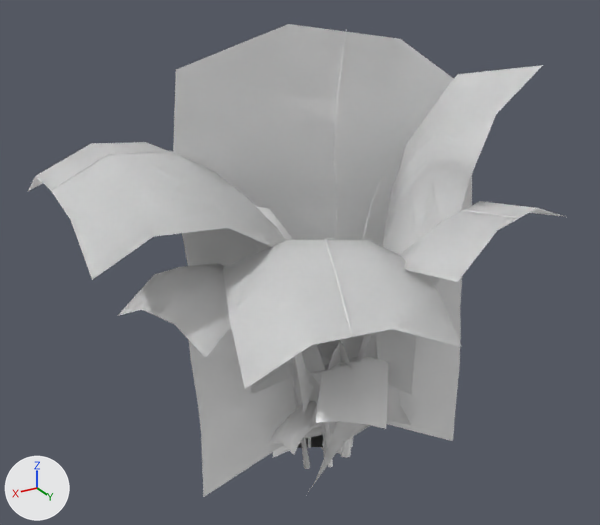
A saved change to the FBX model Assets/Assets_Review/Taco_Party/Palm/ParlorPalm/Meshes/MSH_ParlorPalm_B.fbx.
The view is the same before and after, from a 50 mm camera at (0.588, 0.877, 0.761) aimed at (0.066, 0.006, 0.325). The axes (+X, +Y, +Z) are drawn at lower left. The lights are the same throughout. Where no turn or scale is listed for an object, it has been applied to the vertices. Vertices at the same position are counted once.

The first picture shows 'MSH_ParlorPalm_B_LOD0_GEO', 'MSH_ParlorPalm_B_LOD1_GEO', 'MSH_ParlorPalm_B_LOD2_GEO'.
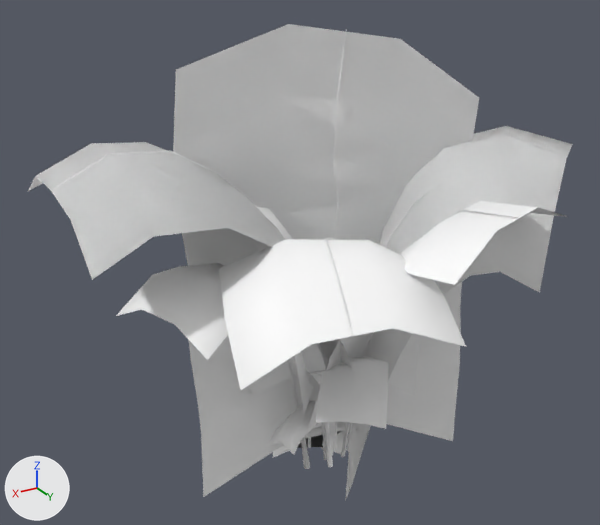
Edits to the bpy script that builds the scene:
```text
Change me_mesh_001:
    used by ob_msh_parlorpalm_b_lod0_geo; location = (0.0, 0.0, 0.0)
    remove me_mesh_001.from_pydata(...)  # 1002 vertices, 1616 faces; spans x -0.205..0.379, y -0.231..0.316, z -0.037..0.63
    add me_mesh_001.from_pydata(...)  # 1002 vertices, 1616 faces; spans x -0.324..0.379, y -0.231..0.315, z -0.037..0.63
    me_mesh_001 part 1: 105 of 1002 vertices moved; they spanned x -0.176..0.102, y -0.036..0.196, z 0.0..0.586 and now span x -0.324..0.06, y -0.091..0.232, z 0.0..0.482; mean shift (-0.036, -0.009, -0.01); largest move (-0.176, 0.165, 0.586) -> (-0.324, 0.098, 0.453)
Change me_mesh_002:
    used by ob_msh_parlorpalm_b_lod1_geo; location = (0.0, 0.0, 0.0)
    remove me_mesh_002.from_pydata(...)  # 530 vertices, 834 faces; spans x -0.205..0.379, y -0.231..0.316, z -0.037..0.63
    add me_mesh_002.from_pydata(...)  # 520 vertices, 814 faces; spans x -0.324..0.379, y -0.231..0.317, z -0.037..0.63
    me_mesh_002 part 2: the loose piece of 32 vertices spanning x -0.161..0.095, y 0.01..0.29, z 0.105..0.45 is multiplied about its middle by the matrix ((1.038, 0.009, -0.001), (0.011, 1.003, 0.0), (0.001, -0.008, 1.006)), then moved by (0.0, 0.0, -0.001)
    me_mesh_002 part 3: the loose piece of 40 vertices spanning x -0.065..0.267, y -0.027..0.316, z 0.122..0.423 is rebuilt with 40 vertices and now spans x -0.069..0.271, y -0.03..0.317, z 0.121..0.423
    me_mesh_002 part 4: the loose piece of 28 vertices spanning x 0.073..0.324, y -0.043..0.166, z 0.171..0.378 is rebuilt with 28 vertices and now spans x 0.072..0.325, y -0.046..0.169, z 0.17..0.378
    me_mesh_002 part 5: a new loose piece of 55 vertices spanning x -0.055..0.003, y 0.018..0.268, z 0.0..0.448, in mat_m_stemupdate (its picture is missing)
```

Changed parts and their boxes (x1, y1, x2, y2) in the pictures (600 x 525 px; the box of a moved part takes in the faces that stretch with it):
'MSH_ParlorPalm_B_LOD0_GEO', reshaped
    before: (28, 24, 566, 497)
    after: (28, 24, 573, 501)
'MSH_ParlorPalm_B_LOD1_GEO', reshaped
    before: (415, 339, 458, 369)
    after: (116, 201, 568, 457)
part 1 of me_mesh_001, moved or reshaped
    before: (307, 65, 543, 494)
    after: (345, 126, 573, 501)
part 2 of me_mesh_002, moved or reshaped (not visible before)
    after: (306, 201, 568, 436)
part 3 of me_mesh_002, rebuilt (not visible before)
    after: (219, 239, 466, 396)
part 4 of me_mesh_002, rebuilt (not visible before)
    after: (116, 263, 326, 370)
part 5 of me_mesh_002, added
    after: (341, 210, 518, 457)
